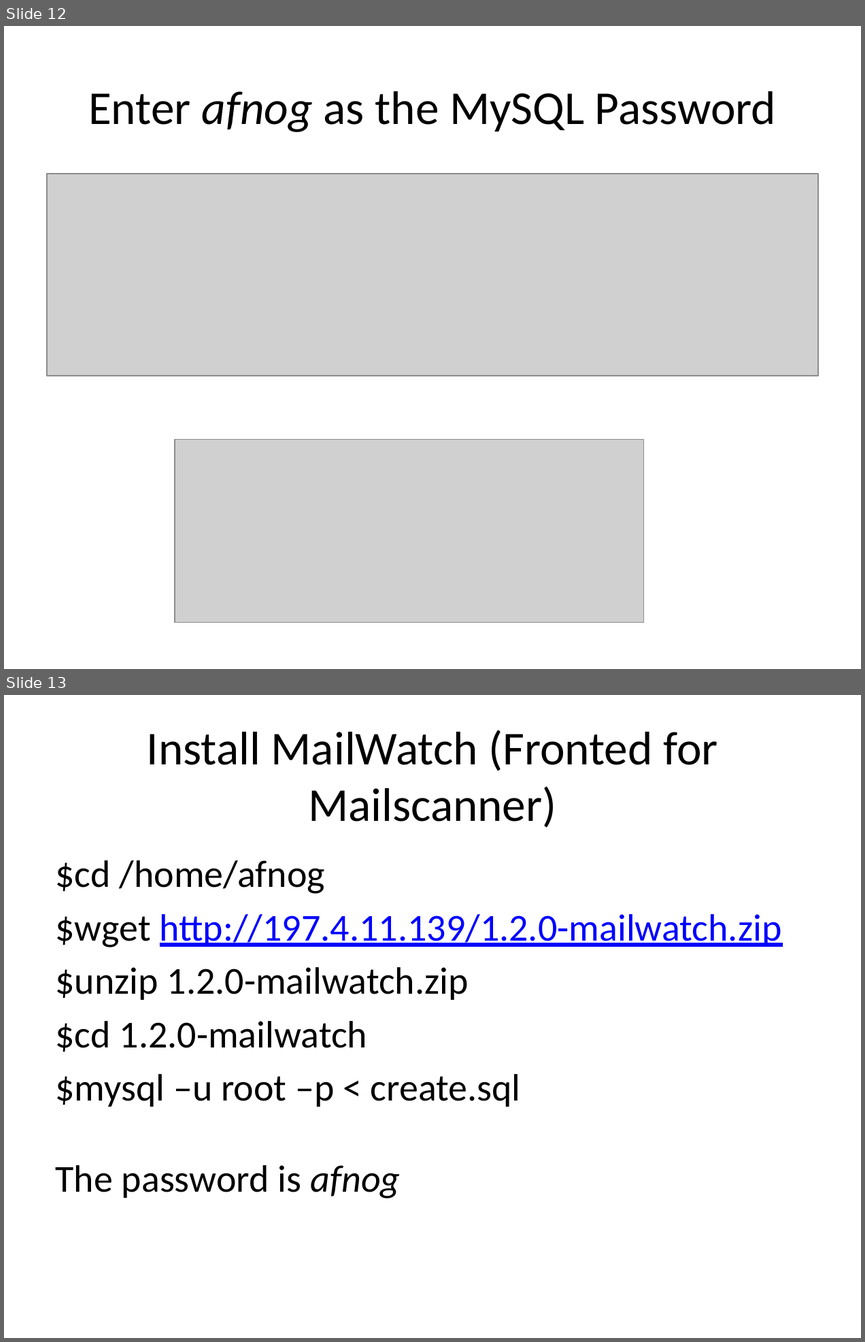
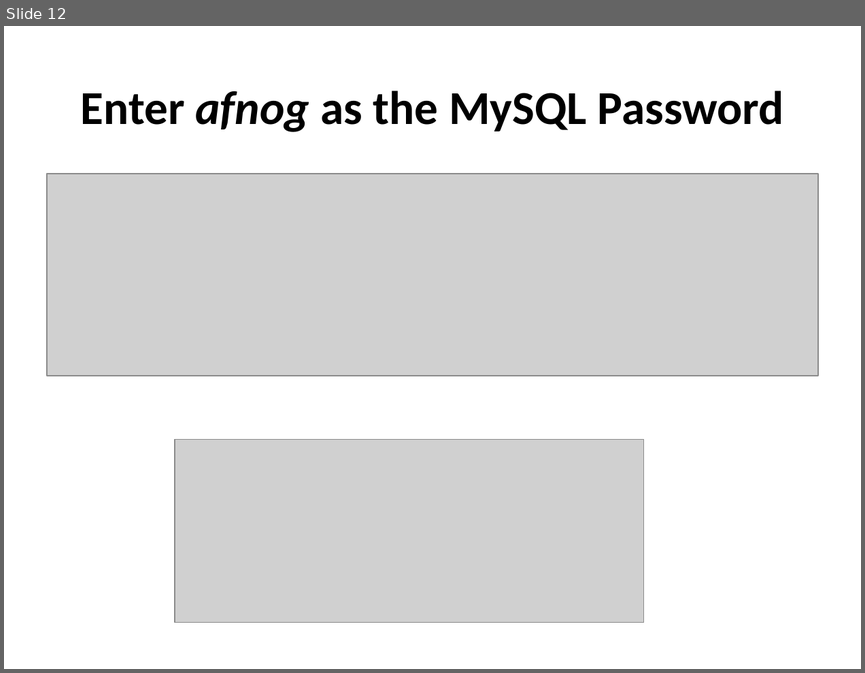
Before and after one commit to afnog/sse, a slide deck: postfix/mailfilter-pt2.pptx. Shown one above the other, each under a label of ours: slides 12 and 13 before the commit, slide 12 after it. The pictures are 865x1342 and 865x673 pixels, drawn with LibreOffice and Linux fonts; fonts in the diff are those of the drawing; grey boxes stand for pictures. Boxes give left, top, right and bottom in pixels: in the first picture for what was removed or moved away, otherwise in the second. Text is boxed around its words. In the diff, an @@ line names an element or a change of style, - is before the commit and + after.

```diff
--- a/postfix/mailfilter-pt2.pptx
+++ b/postfix/mailfilter-pt2.pptx
@@ slide 13 removed at <box>4,695,861,1338</box>, background #FFFFFF @@
@@ title removed at <box>147,730,717,828</box> @@
-Install MailWatch (Fronted for Mailscanner)
@@ text removed at <box>56,860,782,1198</box> @@
-$cd /home/afnog
-$wget http://197.4.11.139/1.2.0-mailwatch.zip
-$unzip 1.2.0-mailwatch.zip
-$cd 1.2.0-mailwatch
-$mysql –u root –p < create.sql
-The password is afnog
@@ slide 12 changed as well @@
@@ title "Enter afnog as the MySQL ..." at <box>81,91,784,132</box>: bold on @@
```
Also in this commit, not shown: 2 other slides changed, 9 slides added, 11 other slides removed.
